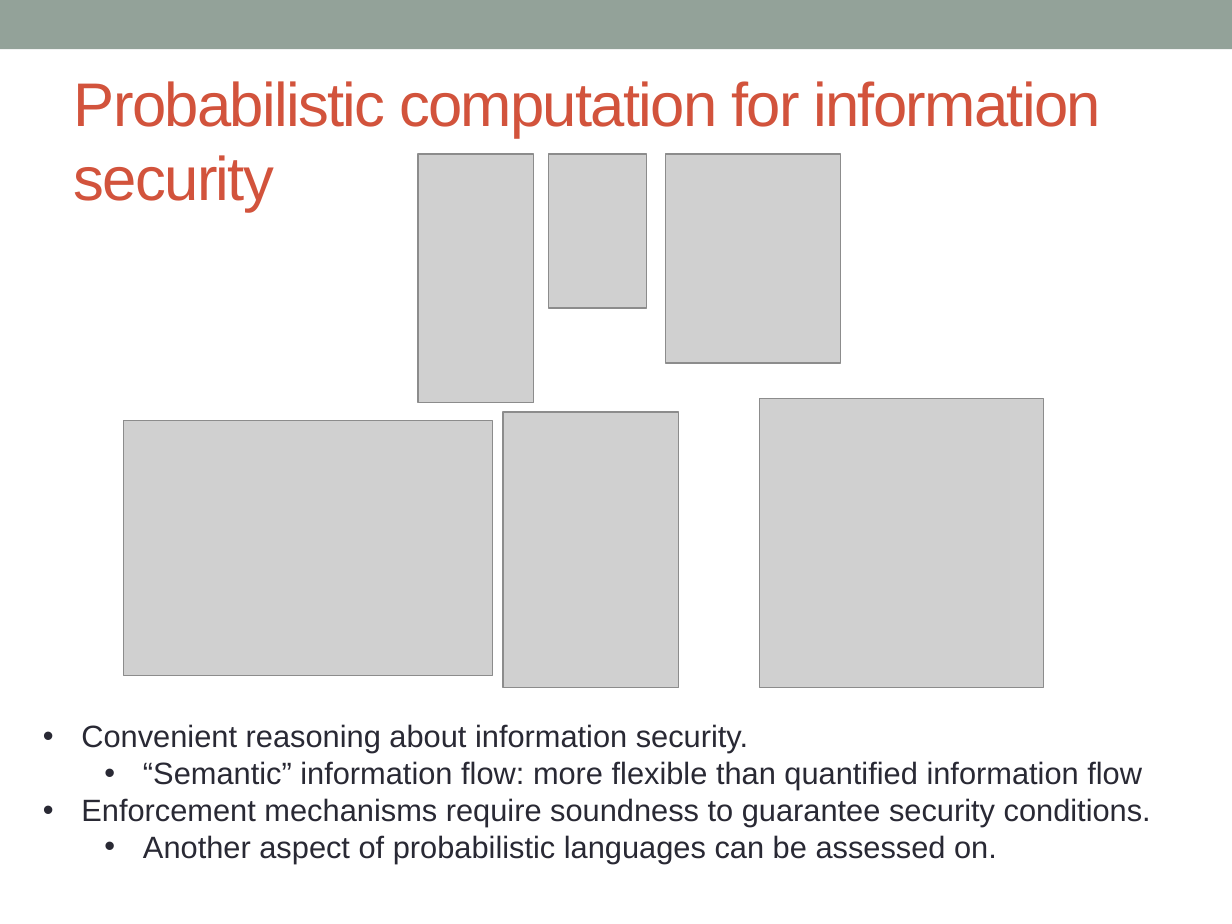
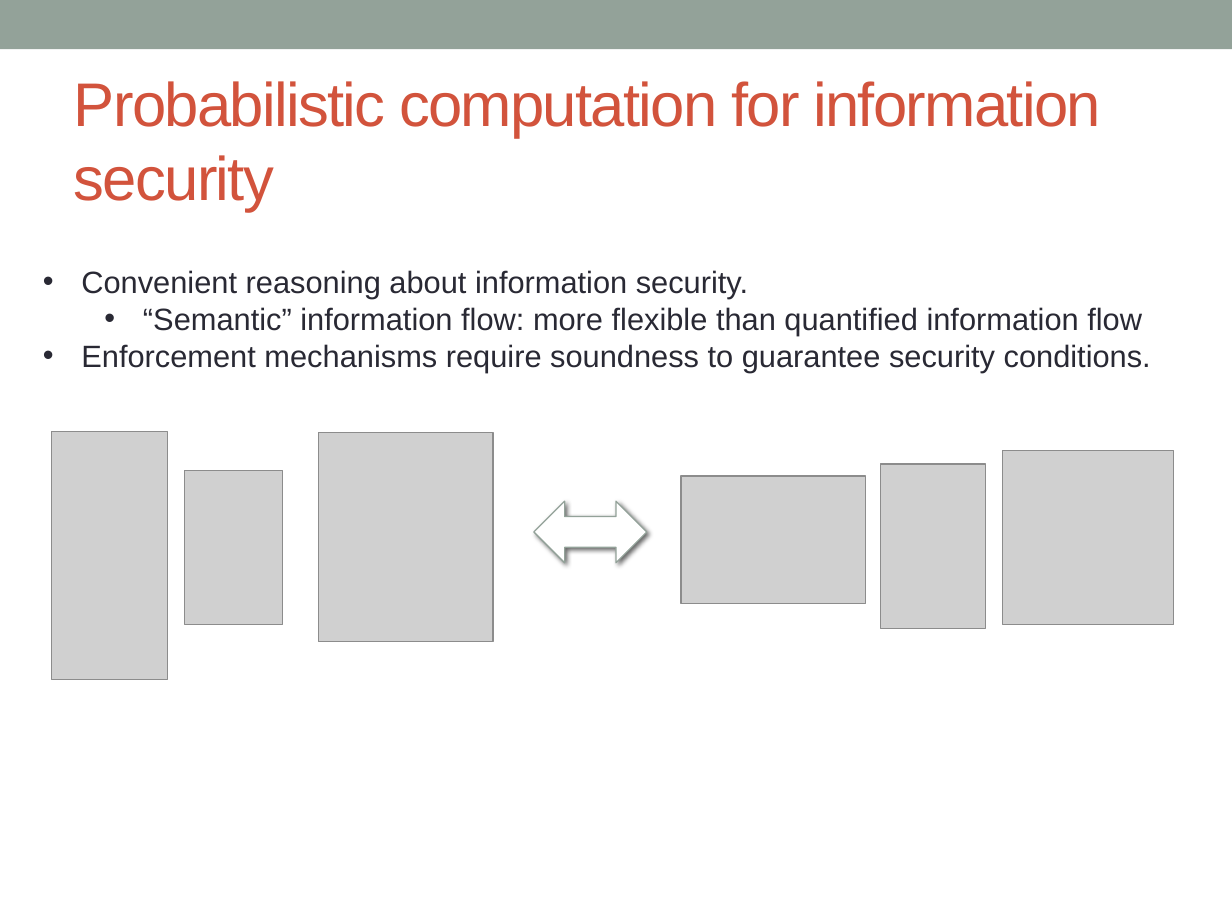
Before and after one commit to piotrm0/ppw12, a slide deck: slide 15 of pres/ppw12-pres.pptx (slide 14 before the commit). Drawn at 1232x924 pixels with LibreOffice and Linux fonts; fonts in the diff are those of the drawing; grey boxes stand for pictures. Boxes give left, top, right and bottom in pixels: in the first picture for what was removed or moved away, otherwise in the second. Text is boxed around its words. In the diff, an @@ line names an element or a change of style, - is before the commit and + after.

Commit message:
a bit about noising/obfuscation

```diff
--- a/pres/ppw12-pres.pptx
+++ b/pres/ppw12-pres.pptx
@@ text "Convenient reasoning about information security.": place and size @@
-text "Convenient reasoning about information security." at [81, 724, 1151, 864]
+text "Convenient reasoning about information security." at [81, 270, 1151, 373]
@@ picture: place and size @@
-picture at [418, 154, 533, 403]
+picture at [52, 431, 168, 680]
@@ picture: place and size @@
-picture at [665, 154, 840, 363]
+picture at [318, 432, 493, 642]
@@ picture: place and size @@
-picture at [548, 154, 647, 308]
+picture at [185, 471, 283, 625]
@@ picture: place and size @@
-picture at [123, 421, 493, 676]
+picture at [681, 476, 866, 602]
@@ picture: place and size @@
-picture at [503, 411, 679, 687]
+picture at [881, 464, 986, 628]
@@ picture: place and size @@
-picture at [760, 399, 1044, 689]
+picture at [1003, 451, 1174, 626]
@@ left right arrow added at [533, 501, 647, 563], fill #FFFFFF, outline #93A299 0.75 pt @@
@@ text at [143, 835, 997, 864]: paragraph removed @@
-  • Another aspect of probabilistic languages can be assessed on.
```
Also in this commit, not shown: 7 other slides changed, 2 slides added.
